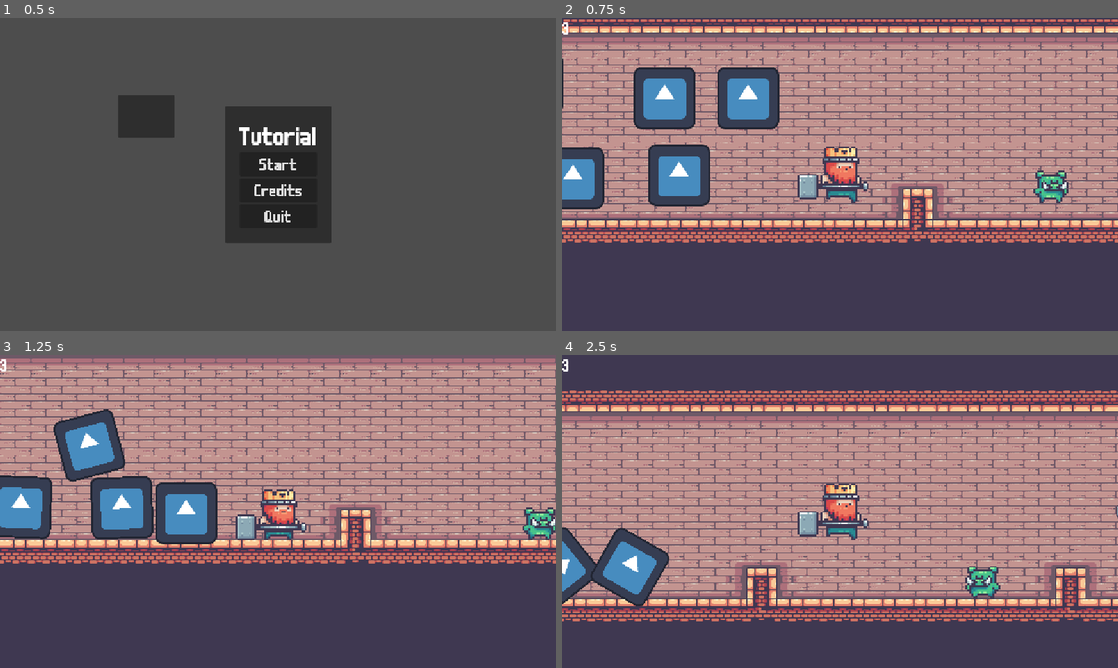
Above: before the commit, frames 1-4 (two rows, left to right).
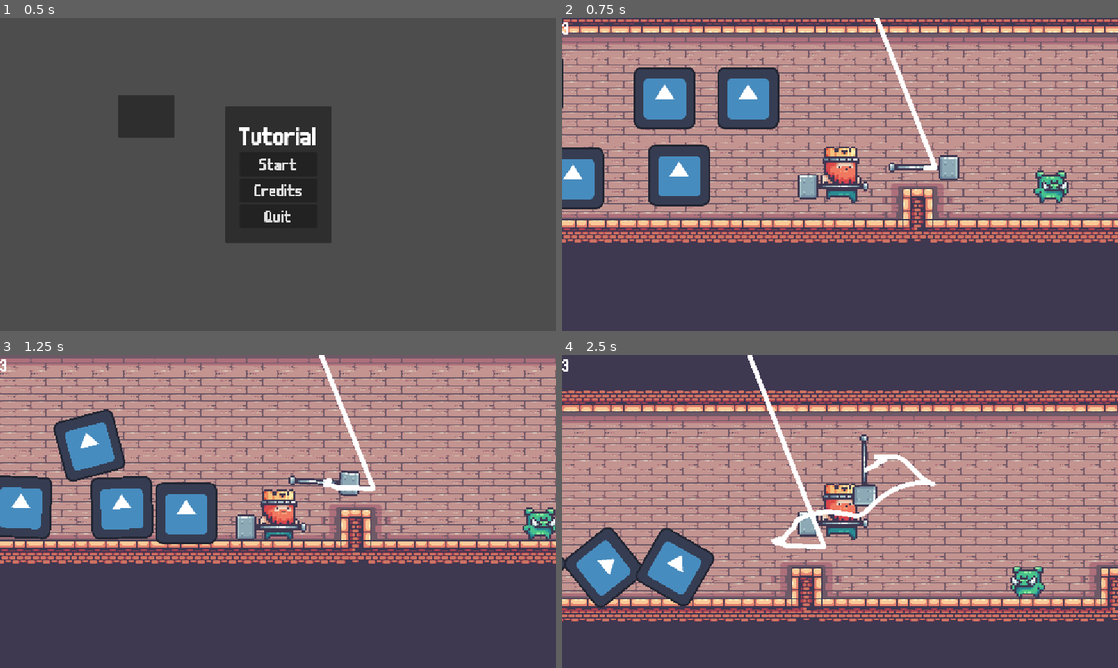
Above: after the commit, the same moments.

Repository: CC5408/Tutorial-CC5408-Oto-o-2025
Game: Godot game, scene res://ui/main_menu.tscn
Two runs of this game, one before a commit and one after it. Both use one fixed random seed, a clock stepped at 60 frames per second and the inputs below. The engine's default icon, where the game draws it, is replaced by a stand-in: a white triangle on a blue panel in a dark square. Sound files missing from this copy of the repository are replaced by a short silence.
Inputs (mouse positions are in pixels of both pictures, inside the frame that each line leads up to):
- Up to frame 1 (0.5 s): no input
- Up to frame 2 (0.75 s): click "Start" at 0.5 s
- Up to frame 3 (1.25 s): no input
- Up to frame 4 (2.5 s): move the mouse to (962, 495) at 1.27 s; hold Right mouse button (spin) 1.28-2.03 s; hold D (move_right) from 1.28 s (still down); click (962, 495) at 1.42 s; tap Space (jump) at 1.52, 2.27 s; move the mouse to (728, 527) at 2.02 s; click (728, 527) at 2.1 s; right-click (728, 527) at 2.3 s

Frame 1 is identical in both runs. In frame 2, 0.9% of the frame differs, in the area x 56-72%, y 0-52%; in frame 3, 1.9%; in frame 4, 25%, in the area x 0-100%, y 0-86%.

Commit message:
hammer trail wip

Diff:
--- a/scenes/hammer.gd
+++ b/scenes/hammer.gd
@@ -6,12 +6,14 @@
 @export var force_mult = 10
 @export var torque = 5000000
 
-@onready var flip_sprite: FlipSprite = $FlipSprite
-@onready var rigid_body_2d: RigidBody2D = $RigidBody2D
+
+@onready var flip_sprite: FlipSprite = $RigidBody2D/FlipSprite
+@onready var hammer_rb: RigidBody2D = $HammerRB
+@onready var line_2d: Line2D = $Line2D
 
 
 func _physics_process(delta: float) -> void:
-	var direction = get_global_mouse_position() - rigid_body_2d.global_position
-	rigid_body_2d.apply_force(direction * force_mult)
+	var direction = get_global_mouse_position() - hammer_rb.global_position
+	hammer_rb.apply_force(direction * force_mult)
 	if Input.is_action_pressed("spin"):
-		rigid_body_2d.apply_torque(torque * delta)
+		hammer_rb.apply_torque(torque * delta)
--- a/scenes/hammer.tscn
+++ b/scenes/hammer.tscn
@@ -1,37 +1,10 @@
-[gd_scene load_steps=7 format=3 uid="uid://kqjsn3wwq6hy"]
+[gd_scene load_steps=3 format=3 uid="uid://kqjsn3wwq6hy"]
 
+[ext_resource type="PackedScene" uid="uid://c8wt64e6xyyky" path="res://scenes/hammer_rb.tscn" id="1_01xny"]
 [ext_resource type="Script" uid="uid://dlxhl2abv0bjr" path="res://scenes/hammer.gd" id="1_puv5m"]
-[ext_resource type="Texture2D" uid="uid://b1yc6nrp02cut" path="res://assets/Kings and Pigs/hammer.png" id="1_s5ltg"]
-[ext_resource type="Script" uid="uid://ct62y0ayfxtlc" path="res://components/flip_sprite.gd" id="3_01xny"]
-
-[sub_resource type="PhysicsMaterial" id="PhysicsMaterial_01xny"]
-bounce = 0.5
-
-[sub_resource type="RectangleShape2D" id="RectangleShape2D_01xny"]
-size = Vector2(44, 52)
-
-[sub_resource type="RectangleShape2D" id="RectangleShape2D_7cboi"]
-size = Vector2(108, 20)
 
 [node name="Hammer" type="Node2D"]
 script = ExtResource("1_puv5m")
 
-[node name="RigidBody2D" type="RigidBody2D" parent="."]
+[node name="HammerRB" parent="." instance=ExtResource("1_01xny")]
 position = Vector2(197, 0)
-physics_material_override = SubResource("PhysicsMaterial_01xny")
-gravity_scale = 0.0
-metadata/_edit_group_ = true
-
-[node name="FlipSprite" type="Sprite2D" parent="RigidBody2D"]
-scale = Vector2(4, 4)
-texture = ExtResource("1_s5ltg")
-script = ExtResource("3_01xny")
-metadata/_custom_type_script = "uid://ct62y0ayfxtlc"
-
-[node name="CollisionShape2D" type="CollisionShape2D" parent="RigidBody2D"]
-position = Vector2(52, 0)
-shape = SubResource("RectangleShape2D_01xny")
-
-[node name="CollisionShape2D2" type="CollisionShape2D" parent="RigidBody2D"]
-position = Vector2(-20, 0)
-shape = SubResource("RectangleShape2D_7cboi")
--- /dev/null
+++ b/scenes/hammer_rb.gd
@@ -0,0 +1,13 @@
+extends RigidBody2D
+
+@onready var trail_spawn: Node2D = $TrailSpawn
+@onready var line_2d: Line2D = $TrailSpawn/Line2D
+
+
+func _process(delta: float) -> void:
+	_update_trail()
+
+
+func _update_trail() -> void:
+	line_2d.remove_point(line_2d.get_point_count())
+	line_2d.add_point(line_2d.to_local(trail_spawn.global_position))
--- /dev/null
+++ b/scenes/hammer_rb.tscn
@@ -0,0 +1,41 @@
+[gd_scene load_steps=7 format=3 uid="uid://c8wt64e6xyyky"]
+
+[ext_resource type="Texture2D" uid="uid://b1yc6nrp02cut" path="res://assets/Kings and Pigs/hammer.png" id="1_mgjhq"]
+[ext_resource type="Script" uid="uid://624go3mb7n1c" path="res://scenes/hammer_rb.gd" id="1_vp2i0"]
+[ext_resource type="Script" uid="uid://ct62y0ayfxtlc" path="res://components/flip_sprite.gd" id="2_vp2i0"]
+
+[sub_resource type="PhysicsMaterial" id="PhysicsMaterial_01xny"]
+bounce = 0.5
+
+[sub_resource type="RectangleShape2D" id="RectangleShape2D_01xny"]
+size = Vector2(44, 52)
+
+[sub_resource type="RectangleShape2D" id="RectangleShape2D_7cboi"]
+size = Vector2(108, 20)
+
+[node name="HammerRB" type="RigidBody2D"]
+physics_material_override = SubResource("PhysicsMaterial_01xny")
+gravity_scale = 0.0
+script = ExtResource("1_vp2i0")
+metadata/_edit_group_ = true
+
+[node name="FlipSprite" type="Sprite2D" parent="."]
+scale = Vector2(4, 4)
+texture = ExtResource("1_mgjhq")
+script = ExtResource("2_vp2i0")
+metadata/_custom_type_script = "uid://ct62y0ayfxtlc"
+
+[node name="CollisionShape2D" type="CollisionShape2D" parent="."]
+position = Vector2(52, 0)
+shape = SubResource("RectangleShape2D_01xny")
+
+[node name="CollisionShape2D2" type="CollisionShape2D" parent="."]
+position = Vector2(-20, 0)
+shape = SubResource("RectangleShape2D_7cboi")
+
+[node name="TrailSpawn" type="Node2D" parent="."]
+
+[node name="Line2D" type="Line2D" parent="TrailSpawn"]
+top_level = true
+position = Vector2(52, 0)
+points = PackedVector2Array(0, 0, 0, 0, 0, 0, 0, 0, 0, 0, 0, 0, 0, 0, 0, 0, 0, 0, 0, 0)
--- a/scenes/player.tscn
+++ b/scenes/player.tscn
@@ -16,6 +16,7 @@
 [ext_resource type="Texture2D" uid="uid://edw7x2ca7eqh" path="res://assets/Kings and Pigs/Sprites/01-King Human/Door Out (78x58).png" id="11_oprun"]
 [ext_resource type="Texture2D" uid="uid://bbeetx6bg2xre" path="res://assets/Kings and Pigs/Sprites/01-King Human/Hit (78x58).png" id="12_a8ls1"]
 [ext_resource type="Script" uid="uid://nt6fh6wqgklo" path="res://components/hurtbox.gd" id="16_a8ls1"]
+[ext_resource type="PackedScene" uid="uid://kqjsn3wwq6hy" path="res://scenes/hammer.tscn" id="17_qfm1y"]
 
 [sub_resource type="CapsuleShape2D" id="CapsuleShape2D_qhqgy"]
 radius = 25.0
@@ -779,3 +780,5 @@
 offset_right = 40.0
 offset_bottom = 41.0
 text = "XX"
+
+[node name="Hammer" parent="." instance=ExtResource("17_qfm1y")]
Not shown, added: scenes/hammer_rb.gd.uid
Not shown: 1 places in scenes/player.tscn that only renumber resources
